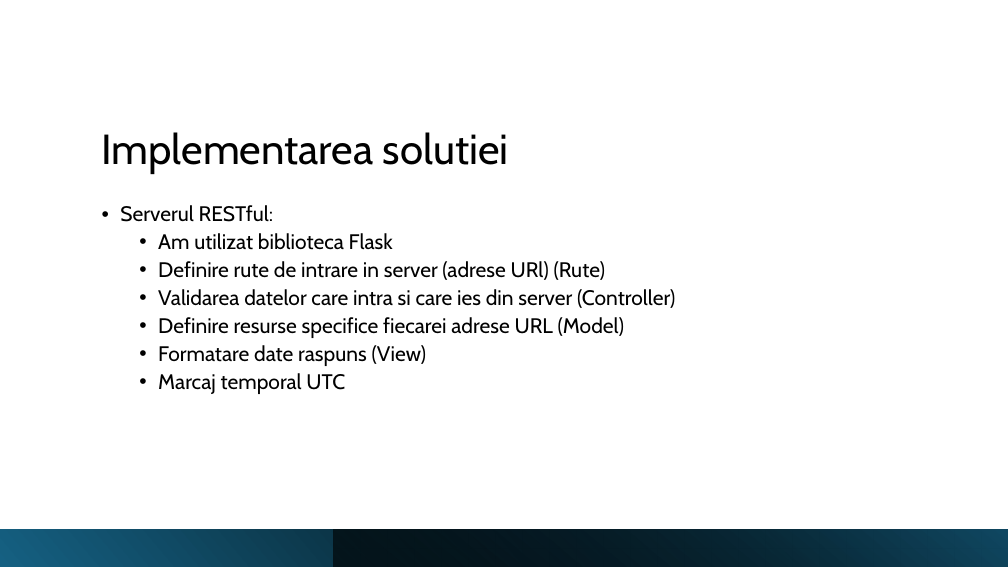
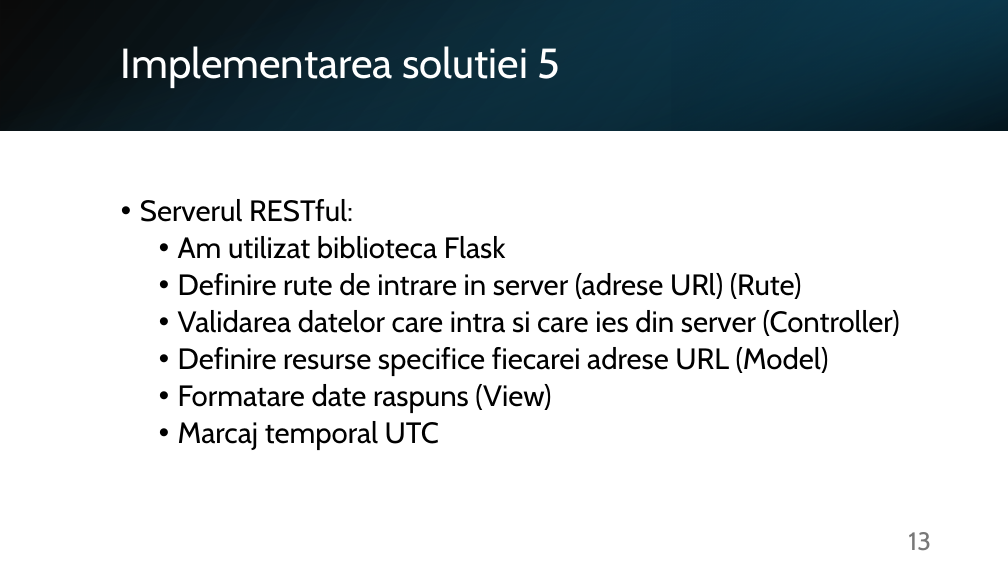
Before and after one commit to Coposescu/IoTDocumentation, a slide deck: slide 13 of Coposescu_Mihai_Octavian_prezentare.pptx (slide 14 before the commit). Drawn at 1008x567 pixels with LibreOffice and Linux fonts; fonts in the diff are those of the drawing. Boxes give left, top, right and bottom in pixels: in the first picture for what was removed or moved away, otherwise in the second. Text is boxed around its words. In the diff, an @@ line names an element or a change of style, - is before the commit and + after.

```diff
--- a/Coposescu_Mihai_Octavian_prezentare.pptx
+++ b/Coposescu_Mihai_Octavian_prezentare.pptx
@@ rectangle added at (x1=0, y1=0, x2=1008, y2=130), fill gradient #000000 to #104862 @@
@@ rectangle added at (x1=0, y1=0, x2=1008, y2=130), fill gradient #156082 to #000000 @@
@@ title "Implementarea solutiei 5" at (x1=121, y1=46, x2=561, y2=88): vertical alignment bottom to middle @@
@@ rectangle added at (x1=672, y1=0, x2=1008, y2=130), fill gradient #0B3041 to #156082 @@
@@ title at (x1=121, y1=46, x2=561, y2=88): text changed; text colour #000000 to #FFFFFF @@
-Implementarea solutiei
+Implementarea solutiei 5
@@ text "Serverul RESTful:" moved from (x1=120, y1=205, x2=675, y2=394) to (x1=140, y1=199, x2=900, y2=450) @@
@@ text "Serverul RESTful:" at (x1=140, y1=199, x2=900, y2=450): size 20 to 28 pt @@
@@ rectangle removed at (x1=0, y1=529, x2=1008, y2=567) @@
@@ rectangle removed at (x1=334, y1=529, x2=1008, y2=567) @@
@@ page number added at (x1=908, y1=532, x2=931, y2=550), 24 pt, text #797979 @@
+13
```
Also in this commit, not shown: 16 other slides changed, 5 slides added, 6 slides removed, 9 other files.
